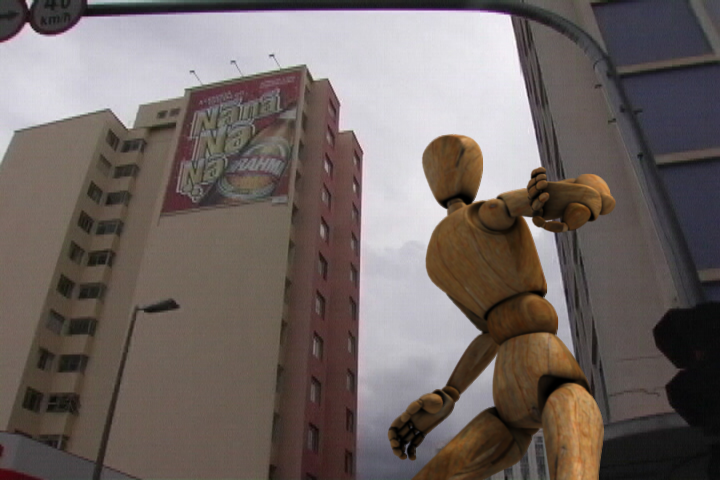
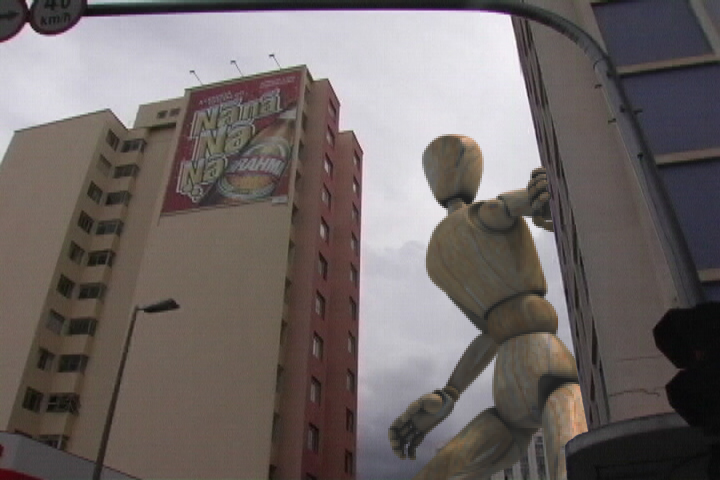
The second 720×480 image is a revision of the first. Changes to its layers:
painted on "gigante0121.tga", masked it over <box>386,132,616,480</box>
